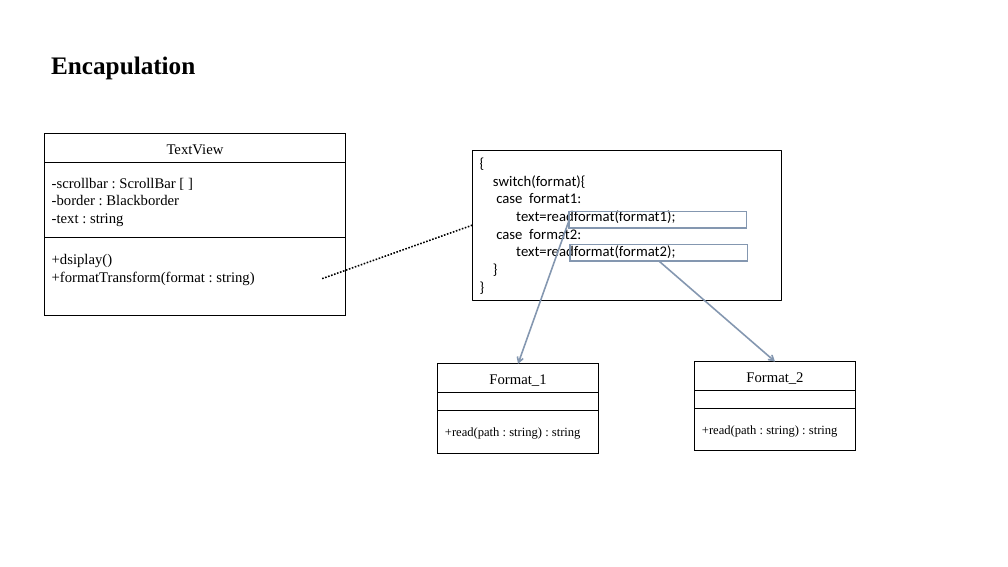
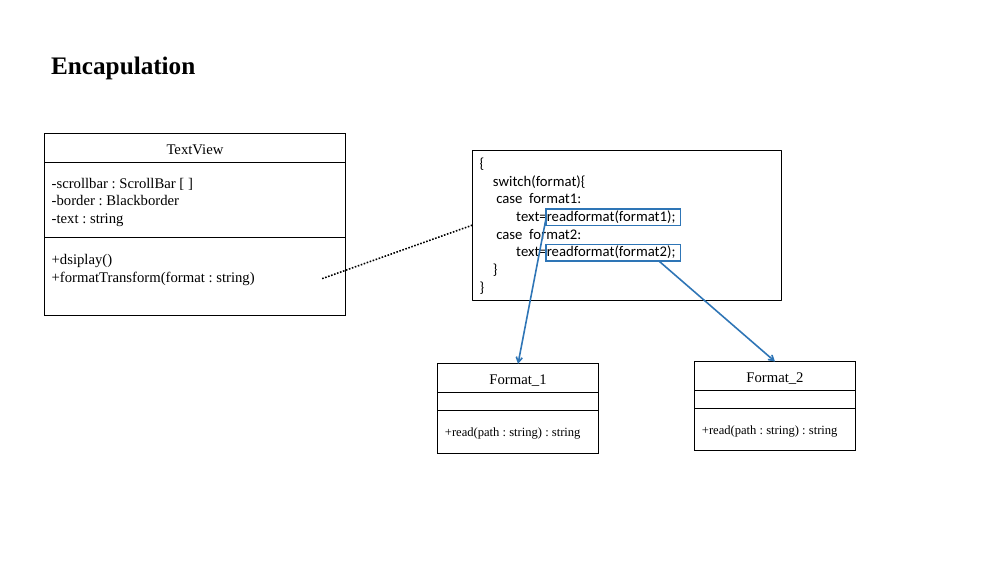
Before and after one commit to 2014-sed-team3/term-project, a slide deck: slide 8 of homework/hw9/9-1/SED-Hw9_1.pptx. Drawn at 1008x567 pixels with LibreOffice and Linux fonts; fonts in the diff are those of the drawing. Boxes give left, top, right and bottom in pixels: in the first picture for what was removed or moved away, otherwise in the second. Text is boxed around its words. In the diff, an @@ line names an element or a change of style, - is before the commit and + after.

Commit message:
Add some slides

```diff
--- a/homework/hw9/9-1/SED-Hw9_1.pptx
+++ b/homework/hw9/9-1/SED-Hw9_1.pptx
@@ rectangle at (546,209,681,226): outline #8497B0 1.5 pt to #2E75B6 1.5 pt @@
@@ rectangle: place and size @@
-rectangle at (569,212,746,228)
+rectangle at (546,209,681,226)
@@ arrow moved from (569, 220) - (518, 364) to (546, 218) - (518, 364) @@
@@ arrow (546, 218) - (518, 364): stroke #8497B0 1.5 pt to #2E75B6 1.5 pt @@
@@ rectangle: place and size @@
-rectangle at (570,244,747,261)
+rectangle at (546,244,681,261)
@@ rectangle at (546,244,681,261): outline #8497B0 1.5 pt to #2E75B6 1.5 pt @@
@@ arrow (659, 261) - (775, 361): stroke #8497B0 1.5 pt to #2E75B6 1.5 pt @@
```
Also in this commit, not shown: 6 other slides changed.
